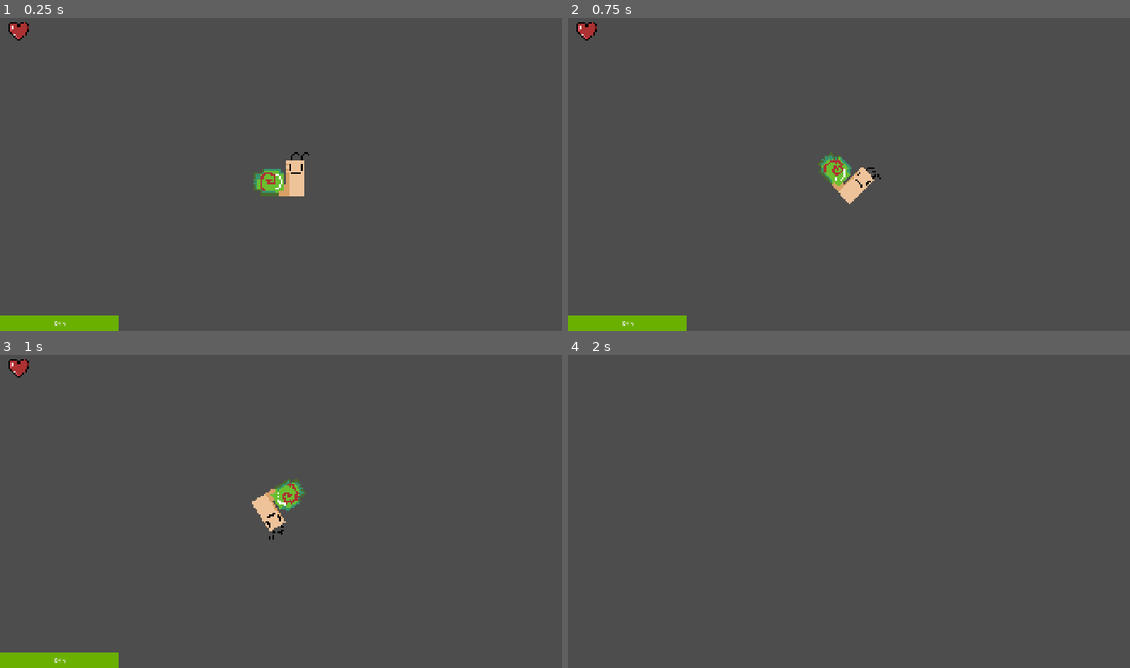
Above: before the commit, frames 1-4 (two rows, left to right).
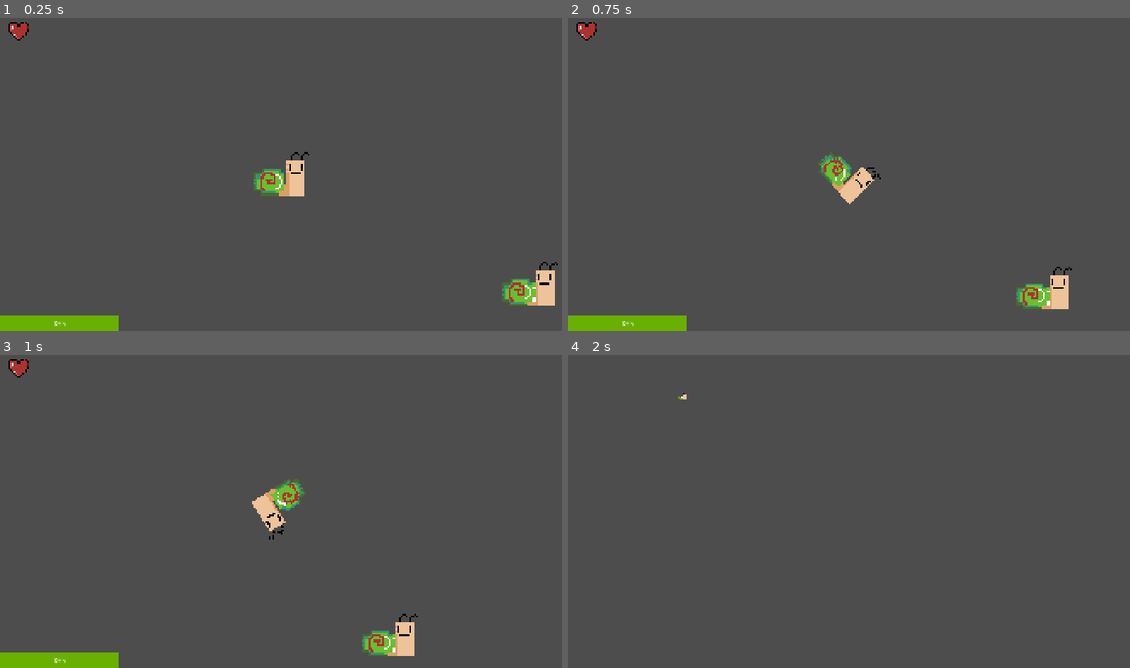
Above: after the commit, the same moments.

Repository: mark4pro/rogue-like
Game: Godot game, scene res://Scenes/shit.tscn
Two runs of this game, one before a commit and one after it. Both use one fixed random seed, a clock stepped at 60 frames per second and the inputs below. This scene is started directly instead of the project's main scene.
Inputs (mouse positions are in pixels of both pictures, inside the frame that each line leads up to):
- Up to frame 1 (0.25 s): no input
- Up to frame 2 (0.75 s): tap Enter at 0.5 s; move the mouse to (972, 155) at 0.52 s; hold D (right) from 0.53 s (still down); tap Ctrl (roll) at 0.6 s; click (972, 155) at 0.67 s
- Up to frame 3 (1 s): keep holding D (right)
- Up to frame 4 (2 s): move the mouse to (736, 524) at 1.27 s; release D (right) at 1.28 s; hold S (down) from 1.28 s (still down); tap F6 (free_cam) at 1.35 s; tap Ctrl (roll) at 1.55 s

The runs differ from the first frame. In frame 1, 0.9% of the frame differs, in the area x 89-100%, y 77-92%; in frame 2, 0.8%; in frame 3, 0.8%; in frame 4, less than 0.1%.

Commit message:
Added shit

Diff:
--- /dev/null
+++ b/Assets/prefabs/dummy.tscn
@@ -0,0 +1,18 @@
+[gd_scene format=3 uid="uid://csunnqftn32r0"]
+
+[ext_resource type="Script" uid="uid://dvogflxllly0w" path="res://Script/dummy.gd" id="1_aj82d"]
+[ext_resource type="Texture2D" uid="uid://d00xftj3xa51o" path="res://Assets/imgs/Bob.png" id="2_f3qvs"]
+
+[sub_resource type="CircleShape2D" id="CircleShape2D_canp3"]
+radius = 46.0
+
+[node name="Dummy" type="Node2D" unique_id=1486159998]
+script = ExtResource("1_aj82d")
+
+[node name="Area2D" type="Area2D" parent="." unique_id=569940569]
+
+[node name="CollisionShape2D" type="CollisionShape2D" parent="Area2D" unique_id=1167644740]
+shape = SubResource("CircleShape2D_canp3")
+
+[node name="Sprite2D" type="Sprite2D" parent="." unique_id=544361814]
+texture = ExtResource("2_f3qvs")
--- a/Scenes/shit.tscn
+++ b/Scenes/shit.tscn
@@ -1,8 +1,12 @@
 [gd_scene format=3 uid="uid://b2r487f6fn0ic"]
 
 [ext_resource type="PackedScene" uid="uid://bjts4lj4357yt" path="res://Assets/prefabs/player.tscn" id="1_4ox28"]
+[ext_resource type="PackedScene" uid="uid://csunnqftn32r0" path="res://Assets/prefabs/dummy.tscn" id="2_ubntj"]
 
 [node name="shit" type="Node2D" unique_id=349187987]
 
 [node name="Player" parent="." unique_id=2014763879 instance=ExtResource("1_4ox28")]
 position = Vector2(267, 100)
+
+[node name="Dummy" parent="." unique_id=1486159998 instance=ExtResource("2_ubntj")]
+position = Vector2(387, 154)
--- /dev/null
+++ b/Script/dummy.gd
@@ -0,0 +1,10 @@
+extends Node2D
+
+@export var damage = 5
+
+var touching : bool = false
+
+func _process(delta: float) -> void:
+	var bodies = $Area2D.get_overlapping_bodies()
+	for b in bodies:
+		if b.has_method("take_damage"): b.take_damage(damage)
--- a/Script/player_controller.gd
+++ b/Script/player_controller.gd
@@ -42,12 +42,15 @@
 	health_bar.max_value = max_health
 	health_bar.value = health
 
-func take_damage(amount):
+func take_damage(amount: float):
 	if not is_rolling:
 		health -= amount
-		health = clamp(health, 0, max_health)
+	print(str(health))
 
 func _process(delta: float) -> void:
+	#Clamp health
+	health = clamp(health, 0, max_health)
+
 	#Movement check
 	is_moving = not dir == Vector2.ZERO
 	is_sprinting = speed == sprint_speed
@@ -121,6 +124,9 @@
 		roll_cooldown.start()
 		is_rolling = false
 
+	if not health > 0:
+		queue_free() #change this later
+
 	#Update the UI here
 	health_bar.value = (health / max_health) * 100
 	stamina_bar.value = (stamina / max_stamina) * 100
Not shown, added: Script/dummy.gd.uid
